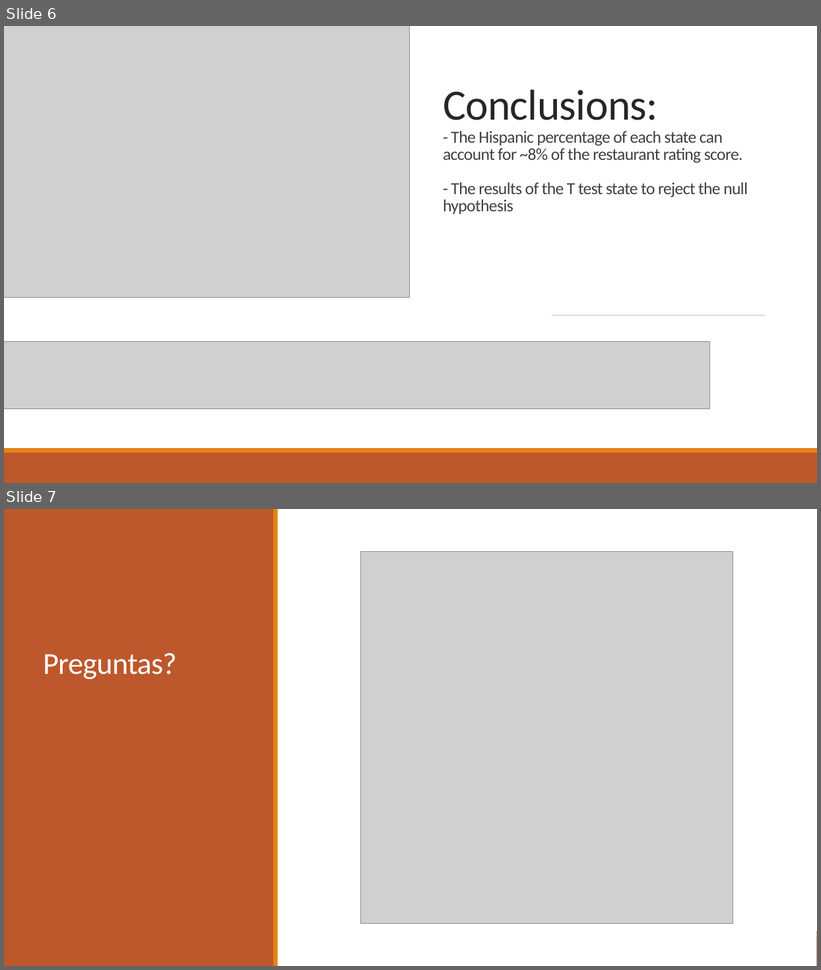
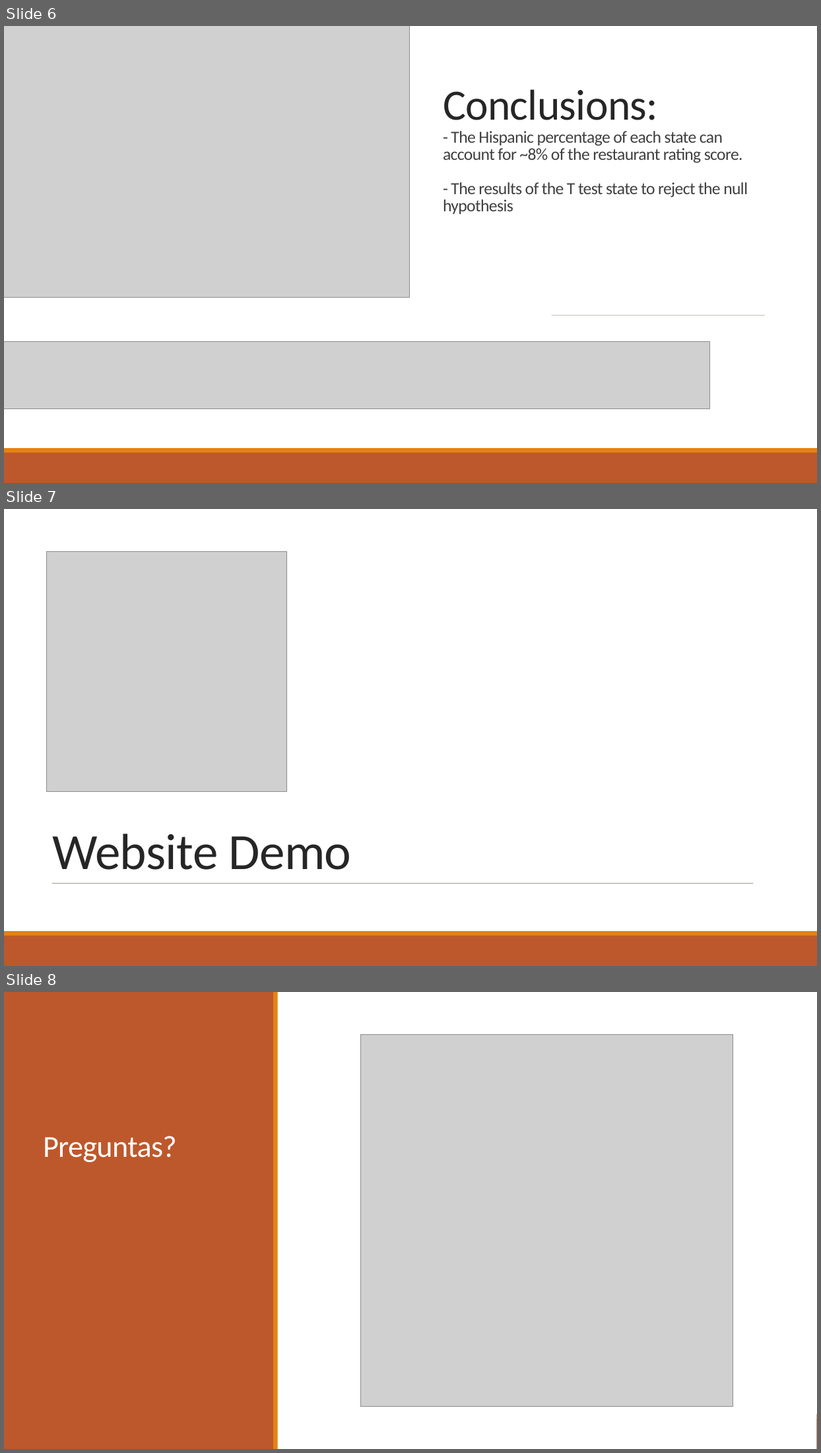
Before and after one commit to scavazos4/Mexican-Restaurant-Analysis, a slide deck: Mexican Restaurants.pptx. Shown one above the other, each under a label of ours: slides 6 and 7 before the commit, slides 6, 7 and 8 after it. The pictures are 821x970 and 821x1453 pixels, drawn with LibreOffice and Linux fonts; fonts in the diff are those of the drawing; grey boxes stand for pictures. Boxes give left, top, right and bottom in pixels: in the first picture for what was removed or moved away, otherwise in the second. Text is boxed around its words. In the diff, an @@ line names an element or a change of style, - is before the commit and + after.

Commit message:
ppt

```diff
--- a/Mexican Restaurants.pptx
+++ b/Mexican Restaurants.pptx
@@ slide 7 added at (4, 509, 817, 966), background #FFFFFF @@
@@ rectangle added at (4, 509, 817, 931), fill #FFFFFF @@
@@ picture added at (46, 552, 286, 792) @@
@@ title added at (52, 834, 352, 870), 60 pt, text #262626 @@
+Website Demo
@@ line added from (52, 883) to (754, 883), #637052 0.5 pt @@
@@ rectangle added at (4, 931, 817, 936), fill #E48312 @@
@@ rectangle added at (4, 936, 817, 966), fill #BD582C @@
@@ what was slide 7 is now slide 8 @@
```
Also in this commit, not shown: 1 slide changed.
